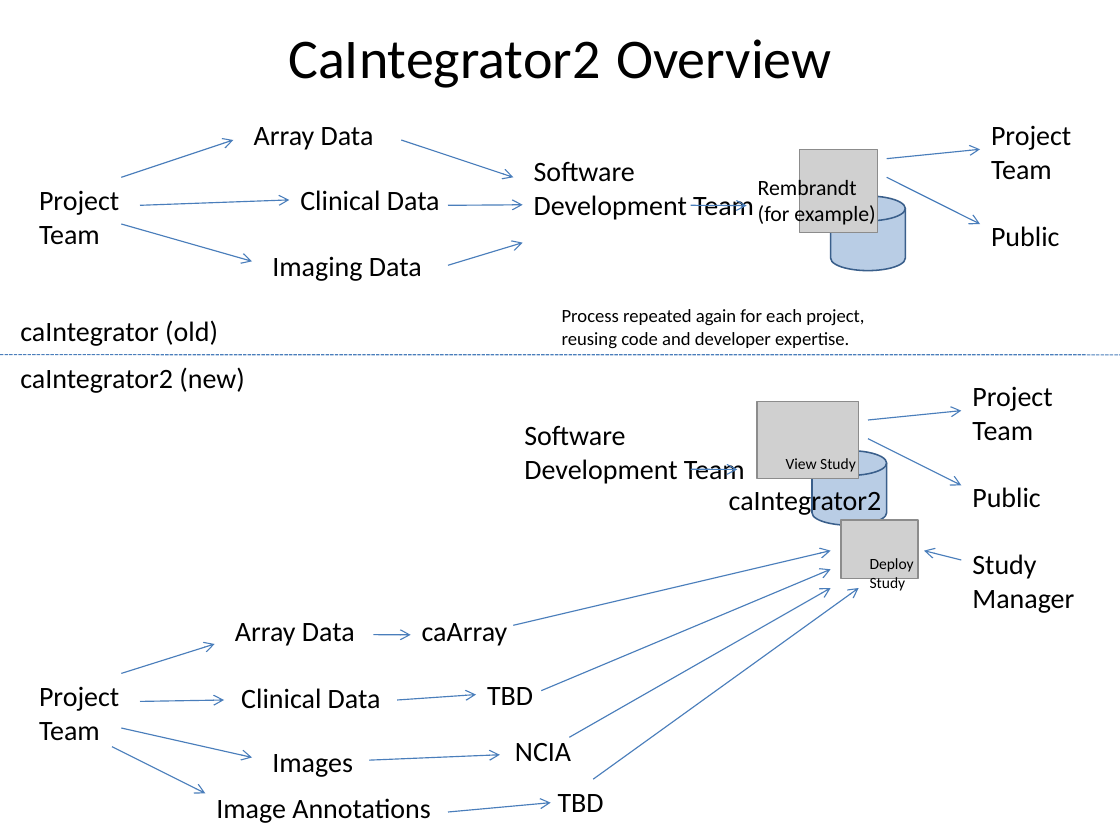
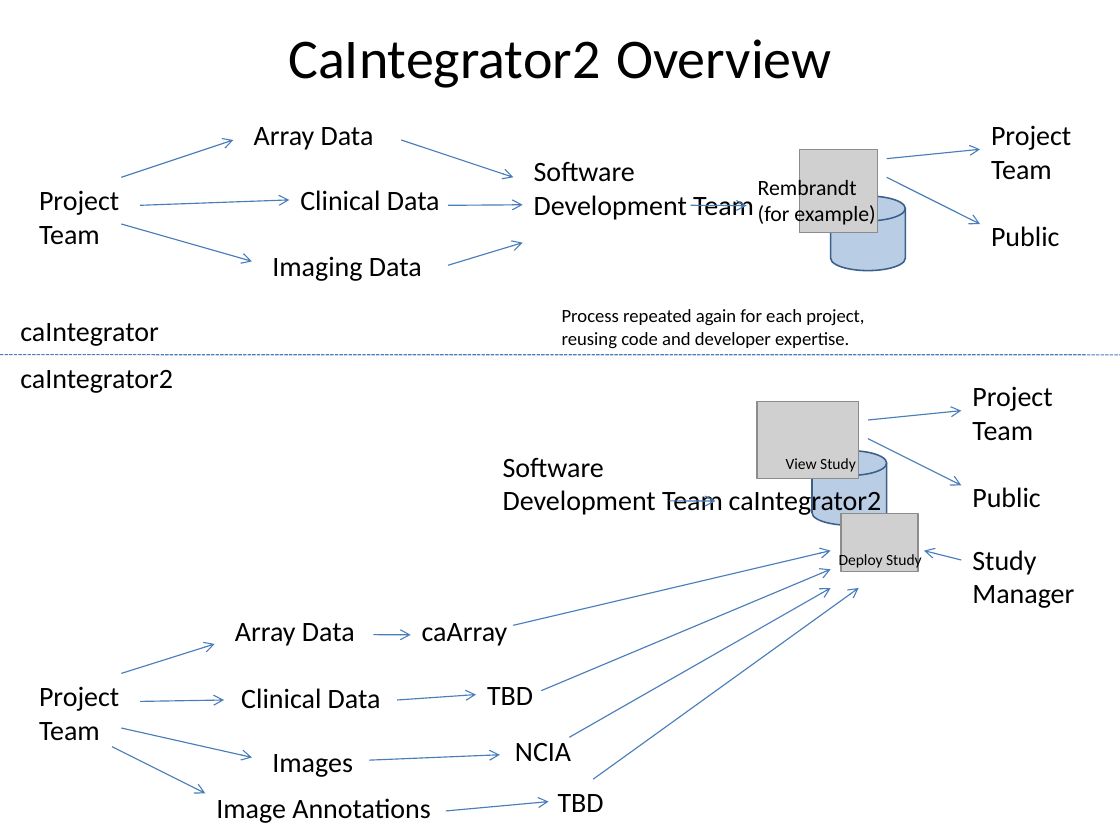
Before and after one commit to NCIP/caintegrator, a slide deck: slide 1 of docs/project_management/external_meetings/ICR Workspace Mtg Sept 2008 Slides.pptx. Drawn at 1120x840 pixels with LibreOffice and Linux fonts; fonts in the diff are those of the drawing; grey boxes stand for pictures. Boxes give left, top, right and bottom in pixels: in the first picture for what was removed or moved away, otherwise in the second. Text is boxed around its words. In the diff, an @@ line names an element or a change of style, - is before the commit and + after.

Commit message:
make it nicer

```diff
--- a/docs/project_management/external_meetings/ICR Workspace Mtg Sept 2008 Slides.pptx
+++ b/docs/project_management/external_meetings/ICR Workspace Mtg Sept 2008 Slides.pptx
@@ text at (x1=20, y1=323, x2=159, y2=346): text changed @@
-caIntegrator (old)
+caIntegrator
@@ text at (x1=20, y1=370, x2=173, y2=393): text changed @@
-caIntegrator2 (new)
+caIntegrator2
@@ text "Software Development Team" moved from (x1=524, y1=425, x2=745, y2=484) to (x1=503, y1=457, x2=723, y2=515) @@
@@ arrow moved from (691, 469) - (737, 469) to (669, 501) - (716, 501) @@
@@ picture moved from (x1=841, y1=520, x2=918, y2=578) to (x1=841, y1=513, x2=918, y2=571) @@
@@ text "Deploy Study" rewrapped from (x1=870, y1=558, x2=914, y2=592) to (x1=839, y1=551, x2=922, y2=569) @@
@@ text at (x1=972, y1=554, x2=1074, y2=613): paragraph removed @@
-Study Manager
@@ text added at (x1=972, y1=550, x2=1074, y2=608), 18 pt, text #000000 @@
+Study Manager
```
